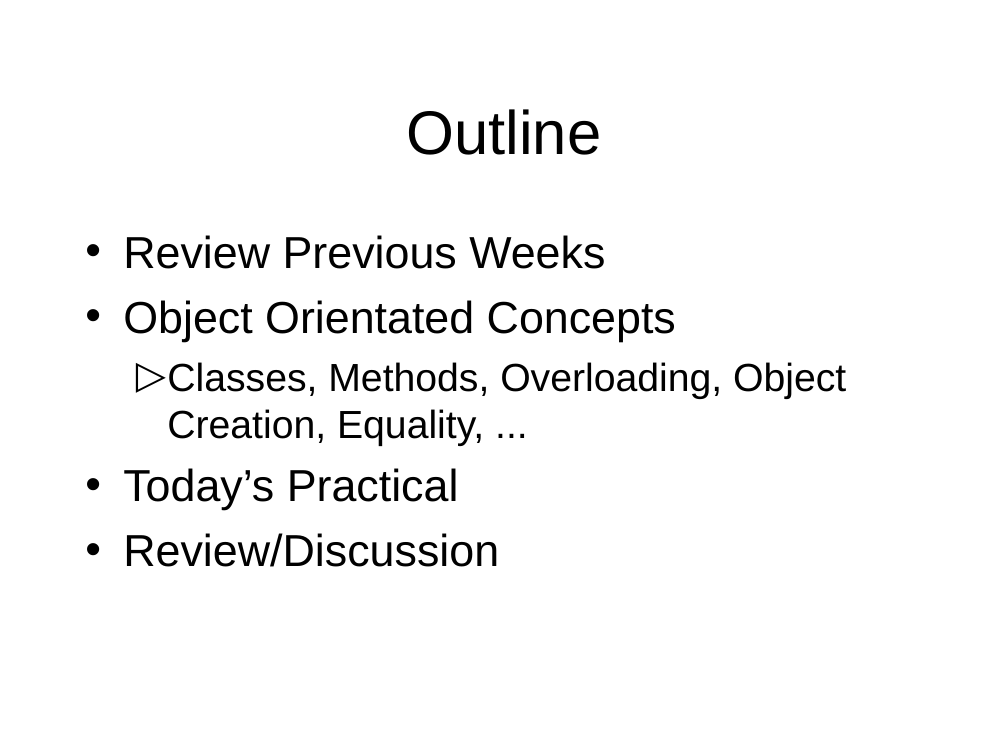
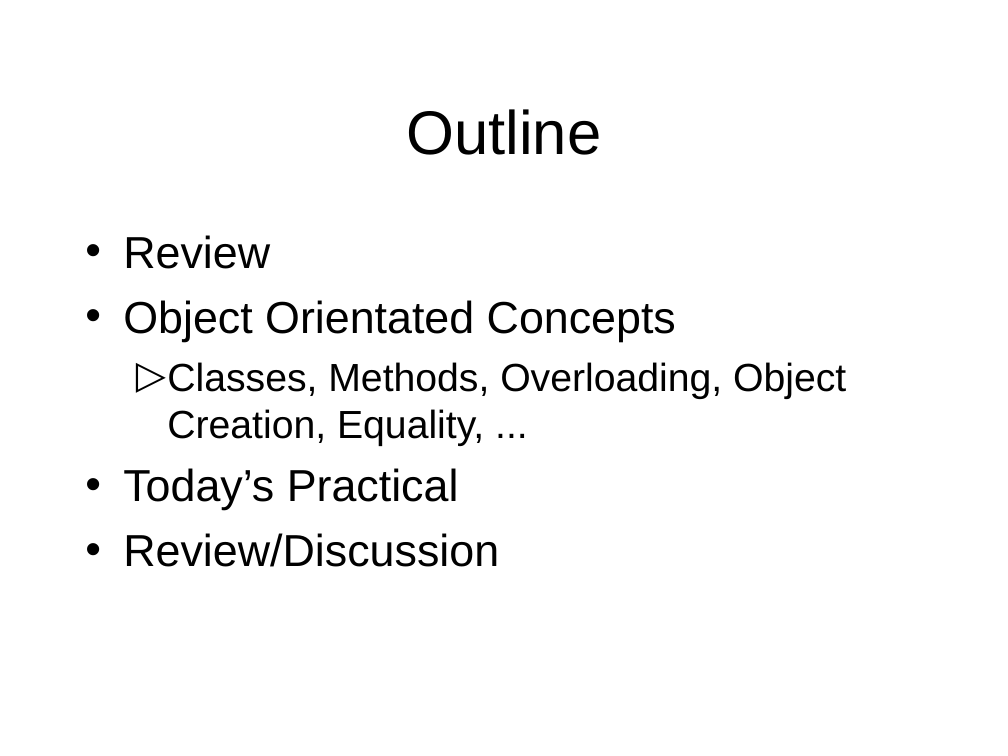
Before and after one commit to octaviordz/zjnu2017.github.io, a slide deck: slide 2 of OOP/lectures/030--Classes.and.Objects.ppt. Drawn at 1008x756 pixels with LibreOffice and Linux fonts; fonts in the diff are those of the drawing. Boxes give left, top, right and bottom in pixels: in the first picture for what was removed or moved away, otherwise in the second. Text is boxed around its words. In the diff, an @@ line names an element or a change of style, - is before the commit and + after.

```diff
--- a/OOP/lectures/030--Classes.and.Objects.ppt
+++ b/OOP/lectures/030--Classes.and.Objects.ppt
@@ text at [123, 235, 270, 269]: text changed @@
-• Review Previous Weeks
+• Review
```
Also in this commit, not shown: 2 other files.
